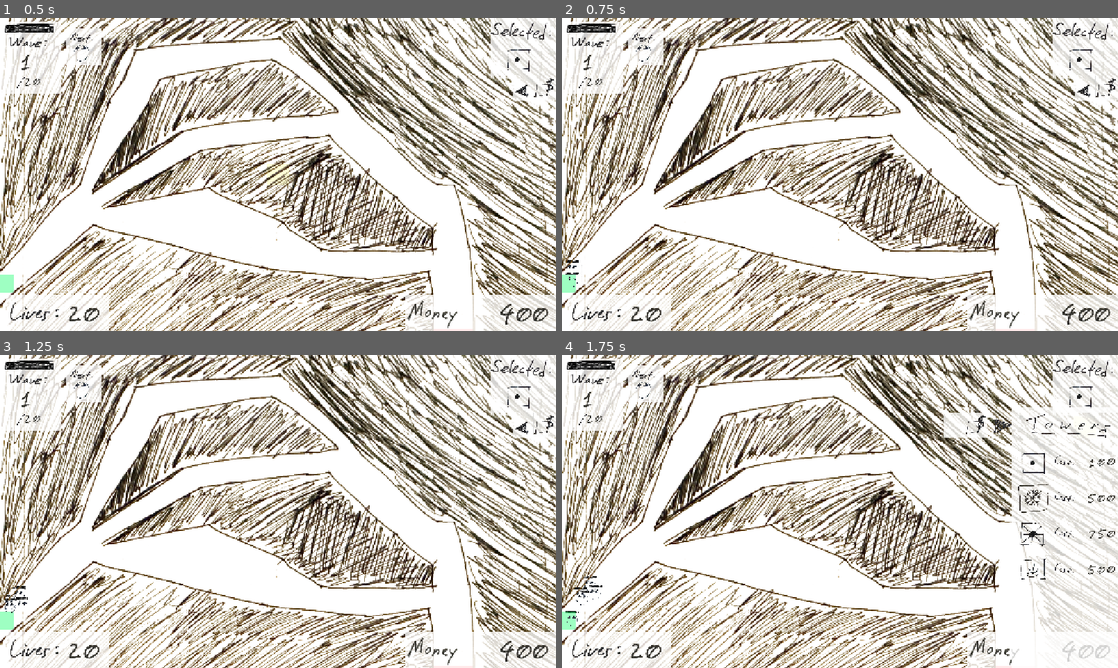
Above: before the commit, frames 1-4 (two rows, left to right).
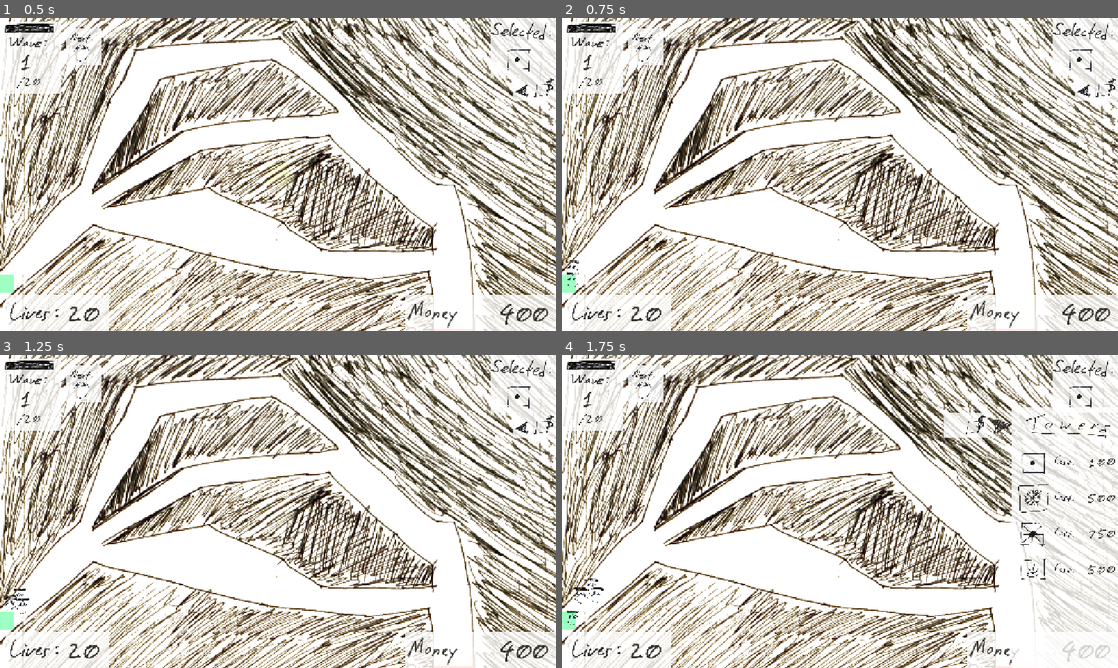
Above: after the commit, the same moments.

Repository: OzuYatamutsu/notebook-tower-defense
Game: Godot game, scene res://levels/level_splits.tscn
The game is run twice, just before and just after one commit, with the same random seed, the same clock (stepped at 60 frames per second) and the same inputs. This scene is started directly instead of the project's main scene.
Inputs (mouse positions are in pixels of both pictures, inside the frame that each line leads up to):
- Up to frame 1 (0.5 s): no input
- Up to frame 2 (0.75 s): click (1106, 86) at 0.5 s
- Up to frame 3 (1.25 s): no input
- Up to frame 4 (1.75 s): click (1084, 426) at 1.25 s

Frame 1 is identical in both runs. In frame 2, less than 0.1% of the frame differs, in the area x 0-4%, y 77-86%; in frame 3, 0.1%; in frame 4, 0.2%, in the area x 0-8%, y 70-87%.

Commit message:
Correct mob path in Splits level

Diff:
--- a/levels/level_splits.tscn
+++ b/levels/level_splits.tscn
@@ -7,75 +7,57 @@
 
 [sub_resource type="Curve2D" id="Curve2D_k8t1y"]
 _data = {
-"points": PackedVector2Array(0, 0, 0, 0, 220, 12200, 0, 0, 0, 0, 1820, 10780, 0, 0, 0, 0, 3000, 9740, 0, 0, 0, 0, 3880, 8700, 0, 0, 0, 0, 3980, 7700, 0, 0, 0, 0, 4560, 5860, 0, 0, 0, 0, 5560, 4280, 0, 0, 0, 0, 6780, 2680, 0, 0, 0, 0, 8340, 2000, 0, 0, 0, 0, 10360, 1440, 0, 0, 0, 0, 13000, 1540, 0, 0, 0, 0, 14600, 2740, 0, 0, 0, 0, 16180, 4160, 0, 0, 0, 0, 16880, 5680, 0, 0, 0, 0, 20200, 8500, 0, 0, 0, 0, 20860, 9780, 0, 0, 0, 0, 21060, 11660, 0, 0, 0, 0, 20900, 14300, 0, 0, 0, 0, 20960, 14760)
+"points": PackedVector2Array(0, 0, 0, 0, 200, 12200, 0, 0, 0, 0, 3820, 8820, 0, 0, 0, 0, 4220, 6840, 0, 0, 0, 0, 4940, 5300, 0, 0, 0, 0, 6900, 2280, 0, 0, 0, 0, 11280, 1540, 0, 0, 0, 0, 12720, 1400, 0, 0, 0, 0, 15560, 3880, 0, 0, 0, 0, 17820, 6380, 0, 0, 0, 0, 19640, 8000, 0, 0, 0, 0, 20640, 8720, 0, 0, 0, 0, 20800, 12140, 0, 0, 0, 0, 20960, 14480, 0, 0, 0, 0, 20920, 14920)
 }
-point_count = 19
+point_count = 14
 
 [sub_resource type="Curve2D" id="Curve2D_ka6gn"]
 _data = {
-"points": PackedVector2Array(0, 0, 0, 0, 240, 12140, 0, 0, 0, 0, 1920, 10860, 0, 0, 0, 0, 2900, 9540, 0, 0, 0, 0, 4320, 8680, 0, 0, 0, 0, 5640, 7860, 0, 0, 0, 0, 7200, 6920, 0, 0, 0, 0, 8860, 5940, 0, 0, 0, 0, 10420, 5740, 0, 0, 0, 0, 11500, 5560, 0, 0, 0, 0, 13240, 5340, 0, 0, 0, 0, 14600, 5280, 0, 0, 0, 0, 15880, 5540, 0, 0, 0, 0, 17560, 6040, 0, 0, 0, 0, 19320, 7400, 0, 0, 0, 0, 20360, 8620, 0, 0, 0, 0, 20780, 10120, 0, 0, 0, 0, 20840, 12000, 0, 0, 0, 0, 21020, 13960, 0, 0, 0, 0, 21020, 14700)
+"points": PackedVector2Array(0, 0, 0, 0, 200, 12260, 0, 0, 0, 0, 4260, 8560, 0, 0, 0, 0, 8540, 5680, 0, 0, 0, 0, 15020, 5000, 0, 0, 0, 0, 17120, 5980, 0, 0, 0, 0, 19900, 8440, 0, 0, 0, 0, 20640, 9060, 0, 0, 0, 0, 21180, 12260, 0, 0, 0, 0, 20800, 14420, 0, 0, 0, 0, 20720, 15300)
 }
-point_count = 19
+point_count = 10
 
 [sub_resource type="Curve2D" id="Curve2D_s65yq"]
 _data = {
-"points": PackedVector2Array(0, 0, 0, 0, 200, 12300, 0, 0, 0, 0, 2400, 10240, 0, 0, 0, 0, 3120, 9460, 0, 0, 0, 0, 3740, 8880, 0, 0, 0, 0, 4480, 9120, 0, 0, 0, 0, 6620, 9880, 0, 0, 0, 0, 8760, 9460, 0, 0, 0, 0, 10440, 9700, 0, 0, 0, 0, 11620, 10160, 0, 0, 0, 0, 13600, 10880, 0, 0, 0, 0, 17940, 11320, 0, 0, 0, 0, 20000, 11180, 0, 0, 0, 0, 20800, 11240, 0, 0, 0, 0, 20800, 13260, 0, 0, 0, 0, 20940, 14440, 0, 0, 0, 0, 20900, 15340)
+"points": PackedVector2Array(0, 0, 0, 0, 280, 12180, 0, 0, 0, 0, 3920, 8700, 0, 0, 0, 0, 5360, 9420, 0, 0, 0, 0, 7200, 9620, 0, 0, 0, 0, 9920, 10080, 0, 0, 0, 0, 13300, 10900, 0, 0, 0, 0, 15780, 11200, 0, 0, 0, 0, 18340, 11340, 0, 0, 0, 0, 20600, 11120, 0, 0, 0, 0, 20840, 14320, 0, 0, 0, 0, 20920, 14840)
 }
-point_count = 16
+point_count = 11
 
 [sub_resource type="Curve2D" id="Curve2D_m7u1y"]
 _data = {
-"points": PackedVector2Array(0, 0, 0, 0, 240, 12220, 0, 0, 0, 0, 1840, 10500, 0, 0, 0, 0, 3400, 8540, 0, 0, 0, 0, 4080, 7880, 0, 0, 0, 0, 5280, 5120, 0, 0, 0, 0, 7160, 2340, 0, 0, 0, 0, 9140, 2000, 0, 0, 0, 0, 10040, 1780, 0, 0, 0, 0, 11780, 1600, 0, 0, 0, 0, 13380, 1900, 0, 0, 0, 0, 15460, 3880, 0, 0, 0, 0, 14380, 2900, 0, 0, 0, 0, 18020, 6340, 0, 0, 0, 0, 20000, 8460, 0, 0, 0, 0, 21100, 10400, 0, 0, 0, 0, 20960, 12840, 0, 0, 0, 0, 20960, 14480, 0, 0, 0, 0, 20960, 14880)
+"points": PackedVector2Array(0, 0, 0, 0, 200, 12200, 0, 0, 0, 0, 3900, 8760, 0, 0, 0, 0, 4340, 6900, 0, 0, 0, 0, 5760, 3820, 0, 0, 0, 0, 7020, 2060, 0, 0, 0, 0, 10140, 1580, 0, 0, 0, 0, 12540, 1520, 0, 0, 0, 0, 13720, 2080, 0, 0, 0, 0, 15720, 3980, 0, 0, 0, 0, 17420, 6380, 0, 0, 0, 0, 20220, 8580, 0, 0, 0, 0, 20740, 9820, 0, 0, 0, 0, 20940, 14540, 0, 0, 0, 0, 20860, 15980)
 }
-point_count = 18
+point_count = 14
 
 [sub_resource type="Curve2D" id="Curve2D_skb62"]
 _data = {
-"points": PackedVector2Array(0, 0, 0, 0, 300, 12260, 0, 0, 0, 0, 3120, 9800, 0, 0, 0, 0, 4200, 8720, 0, 0, 0, 0, 6280, 7420, 0, 0, 0, 0, 9680, 5420, 0, 0, 0, 0, 12420, 5360, 0, 0, 0, 0, 15020, 4760, 0, 0, 0, 0, 16040, 4980, 0, 0, 0, 0, 17680, 6560, 0, 0, 0, 0, 20040, 8320, 0, 0, 0, 0, 20820, 9680, 0, 0, 0, 0, 20720, 11560, 0, 0, 0, 0, 20880, 13320, 0, 0, 0, 0, 20880, 14460, 0, 0, 0, 0, 20880, 15800)
+"points": PackedVector2Array(0, 0, 0, 0, 200, 12220, 0, 0, 0, 0, 3420, 9080, 0, 0, 0, 0, 5300, 7880, 0, 0, 0, 0, 8580, 5820, 0, 0, 0, 0, 12360, 5180, 0, 0, 0, 0, 15880, 4820, 0, 0, 0, 0, 19500, 8060, 0, 0, 0, 0, 20520, 9320, 0, 0, 0, 0, 20740, 11500, 0, 0, 0, 0, 20840, 14260, 0, 0, 0, 0, 20920, 15000)
 }
-point_count = 15
+point_count = 11
 
 [sub_resource type="Curve2D" id="Curve2D_3oecg"]
 _data = {
-"points": PackedVector2Array(0, 0, 0, 0, 280, 12220, 0, 0, 0, 0, 2020, 11040, 0, 0, 0, 0, 3840, 9160, 0, 0, 0, 0, 5040, 9240, 0, 0, 0, 0, 6920, 9700, 0, 0, 0, 0, 8900, 8740, 0, 0, 0, 0, 10380, 9780, 0, 0, 0, 0, 13760, 10560, 0, 0, 0, 0, 16220, 10960, 0, 0, 0, 0, 18740, 11320, 0, 0, 0, 0, 20480, 11220, 0, 0, 0, 0, 21140, 13420, 0, 0, 0, 0, 20960, 14540, 0, 0, 0, 0, 20840, 16120)
+"points": PackedVector2Array(0, 0, 0, 0, 160, 12320, 0, 0, 0, 0, 4020, 8740, 0, 0, 0, 0, 5000, 9400, 0, 0, 0, 0, 7560, 9540, 0, 0, 0, 0, 9940, 9520, 0, 0, 0, 0, 11520, 10300, 0, 0, 0, 0, 14060, 11040, 0, 0, 0, 0, 15880, 11320, 0, 0, 0, 0, 19040, 11340, 0, 0, 0, 0, 20700, 11180, 0, 0, 0, 0, 20880, 14360, 0, 0, 0, 0, 20880, 15500)
 }
-point_count = 14
+point_count = 12
 
 [sub_resource type="Curve2D" id="Curve2D_77eg8"]
 _data = {
-"points": PackedVector2Array(0, 0, 0, 0, 260, 12240, 0, 0, 0, 0, 2300, 10480, 0, 0, 0, 0, 3660, 8700, 0, 0, 0, 0, 4100, 7200, 0, 0, 0, 0, 5060, 5060, 0, 0, 0, 0, 6240, 2700, 0, 0, 0, 0, 7660, 2040, 0, 0, 0, 0, 9380, 1780, 0, 0, 0, 0, 12000, 1640, 0, 0, 0, 0, 12860, 1340, 0, 0, 0, 0, 13420, 1880, 0, 0, 0, 0, 15680, 3880, 0, 0, 0, 0, 17320, 5860, 0, 0, 0, 0, 19500, 7940, 0, 0, 0, 0, 20740, 9480, 0, 0, 0, 0, 20820, 11980, 0, 0, 0, 0, 20840, 13640, 0, 0, 0, 0, 20880, 14320, 0, 0, 0, 0, 21040, 16100)
+"points": PackedVector2Array(0, 0, 0, 0, 220, 12240, 0, 0, 0, 0, 3880, 8700, 0, 0, 0, 0, 5160, 4740, 0, 0, 0, 0, 7020, 2000, 0, 0, 0, 0, 10100, 1560, 0, 0, 0, 0, 12700, 1380, 0, 0, 0, 0, 14300, 2580, 0, 0, 0, 0, 15980, 4240, 0, 0, 0, 0, 17200, 6040, 0, 0, 0, 0, 19540, 8200, 0, 0, 0, 0, 20560, 8820, 0, 0, 0, 0, 20720, 11680, 0, 0, 0, 0, 20820, 14420)
 }
-point_count = 19
+point_count = 13
 
 [sub_resource type="Curve2D" id="Curve2D_nepru"]
 _data = {
-"points": PackedVector2Array(0, 0, 0, 0, 220, 12260, 0, 0, 0, 0, 2000, 10200, 0, 0, 0, 0, 4020, 8760, 0, 0, 0, 0, 5720, 7600, 0, 0, 0, 0, 8180, 6120, 0, 0, 0, 0, 9700, 5300, 0, 0, 0, 0, 12900, 5120, 0, 0, 0, 0, 14720, 5200, 0, 0, 0, 0, 15960, 5100, 0, 0, 0, 0, 17760, 6500, 0, 0, 0, 0, 19740, 8200, 0, 0, 0, 0, 21060, 9500, 0, 0, 0, 0, 20620, 11500, 0, 0, 0, 0, 20740, 13640, 0, 0, 0, 0, 20940, 14440, 0, 0, 0, 0, 20960, 15820)
+"points": PackedVector2Array(0, 0, 0, 0, 180, 12180, 0, 0, 0, 0, 4520, 8300, 0, 0, 0, 0, 8560, 5580, 0, 0, 0, 0, 12360, 5080, 0, 0, 0, 0, 15660, 5060, 0, 0, 0, 0, 18620, 7160, 0, 0, 0, 0, 20140, 8760, 0, 0, 0, 0, 20780, 10520, 0, 0, 0, 0, 20760, 12820, 0, 0, 0, 0, 20920, 14460, 0, 0, 0, 0, 20920, 15080)
 }
-point_count = 16
+point_count = 11
 
 [sub_resource type="Curve2D" id="Curve2D_ukocr"]
 _data = {
-"points": PackedVector2Array(0, 0, 0, 0, 220, 12240, 0, 0, 0, 0, 1700, 10800, 0, 0, 0, 0, 2760, 9480, 0, 0, 0, 0, 4140, 8680, 0, 0, 0, 0, 5160, 9580, 0, 0, 0, 0, 7840, 9360, 0, 0, 0, 0, 10620, 9520, 0, 0, 0, 0, 12460, 10900, 0, 0, 0, 0, 15420, 11060, 0, 0, 0, 0, 18260, 11120, 0, 0, 0, 0, 20320, 11180, 0, 0, 0, 0, 20740, 12220, 0, 0, 0, 0, 20840, 14200, 0, 0, 0, 0, 20820, 15760)
+"points": PackedVector2Array(0, 0, 0, 0, 220, 12180, 0, 0, 0, 0, 3840, 8820, 0, 0, 0, 0, 6180, 9640, 0, 0, 0, 0, 8700, 9580, 0, 0, 0, 0, 11020, 10560, 0, 0, 0, 0, 13820, 11180, 0, 0, 0, 0, 16680, 11480, 0, 0, 0, 0, 19800, 11240, 0, 0, 0, 0, 20800, 11240, 0, 0, 0, 0, 21020, 14300, 0, 0, 0, 0, 20820, 15200)
 }
-point_count = 14
-
-[sub_resource type="Curve2D" id="Curve2D_4c0yy"]
-_data = {
-"points": PackedVector2Array(0, 0, 0, 0, 240, 12300, 0, 0, 0, 0, 1980, 10700, 0, 0, 0, 0, 3720, 9160, 0, 0, 0, 0, 4600, 8140, 0, 0, 0, 0, 6640, 7220, 0, 0, 0, 0, 8680, 5900, 0, 0, 0, 0, 10440, 5420, 0, 0, 0, 0, 12860, 4860, 0, 0, 0, 0, 14800, 5020, 0, 0, 0, 0, 16460, 5660, 0, 0, 0, 0, 18000, 6500, 0, 0, 0, 0, 19700, 7600, 0, 0, 0, 0, 20440, 9040, 0, 0, 0, 0, 20740, 11420, 0, 0, 0, 0, 21020, 14280, 0, 0, 0, 0, 20720, 15500)
-}
-point_count = 16
-
-[sub_resource type="Curve2D" id="Curve2D_fmb6q"]
-_data = {
-"points": PackedVector2Array(0, 0, 0, 0, 300, 12320, 0, 0, 0, 0, 2200, 10200, 0, 0, 0, 0, 3240, 8860, 0, 0, 0, 0, 4060, 8000, 0, 0, 0, 0, 4400, 6420, 0, 0, 0, 0, 6340, 2940, 0, 0, 0, 0, 8540, 1900, 0, 0, 0, 0, 11020, 1780, 0, 0, 0, 0, 12480, 1540, 0, 0, 0, 0, 14120, 2520, 0, 0, 0, 0, 16300, 4760, 0, 0, 0, 0, 19500, 7720, 0, 0, 0, 0, 20820, 9600, 0, 0, 0, 0, 21040, 12220, 0, 0, 0, 0, 20900, 14360, 0, 0, 0, 0, 21040, 15760)
-}
-point_count = 16
-
-[sub_resource type="Curve2D" id="Curve2D_cabm0"]
-_data = {
-"points": PackedVector2Array(0, 0, 0, 0, 240, 12320, 0, 0, 0, 0, 1960, 10900, 0, 0, 0, 0, 2960, 9420, 0, 0, 0, 0, 4100, 8820, 0, 0, 0, 0, 5360, 9400, 0, 0, 0, 0, 9120, 10040, 0, 0, 0, 0, 11980, 10540, 0, 0, 0, 0, 14820, 11240, 0, 0, 0, 0, 17220, 11160, 0, 0, 0, 0, 19540, 11400, 0, 0, 0, 0, 20800, 11540, 0, 0, 0, 0, 20880, 13420, 0, 0, 0, 0, 20960, 14440, 0, 0, 0, 0, 20960, 15480)
-}
-point_count = 14
+point_count = 11
 
 [node name="Level_Splits" type="Node"]
 script = ExtResource("1_k8t1y")
@@ -112,15 +94,6 @@
 [node name="Path2D9" type="Path2D" parent="LevelViewport/mobs" index="8"]
 curve = SubResource("Curve2D_ukocr")
 
-[node name="Path2D10" type="Path2D" parent="LevelViewport/mobs" index="9"]
-curve = SubResource("Curve2D_4c0yy")
-
-[node name="Path2D11" type="Path2D" parent="LevelViewport/mobs" index="10"]
-curve = SubResource("Curve2D_fmb6q")
-
-[node name="Path2D12" type="Path2D" parent="LevelViewport/mobs" index="11"]
-curve = SubResource("Curve2D_cabm0")
-
 [node name="CollisionPolygon2D" type="CollisionPolygon2D" parent="LevelViewport/walls" index="0"]
 polygon = PackedVector2Array(-1, 579, 65, 508, 113, 448, 185, 383, 229, 253, 250, 193, 287, 135, 313, 75, 443, 59, 645, …(287 unchanged characters)…
 
Not shown: 1 places in levels/level_splits.tscn that only renumber resources
